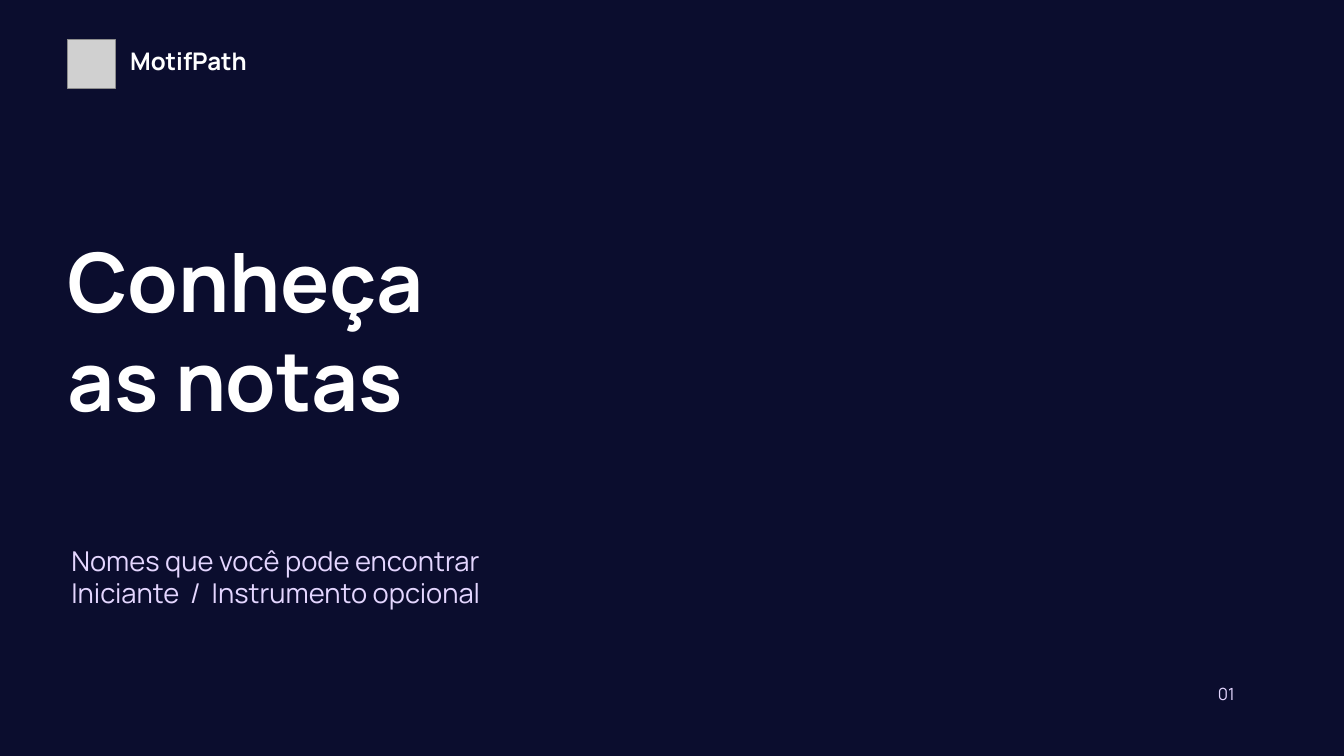
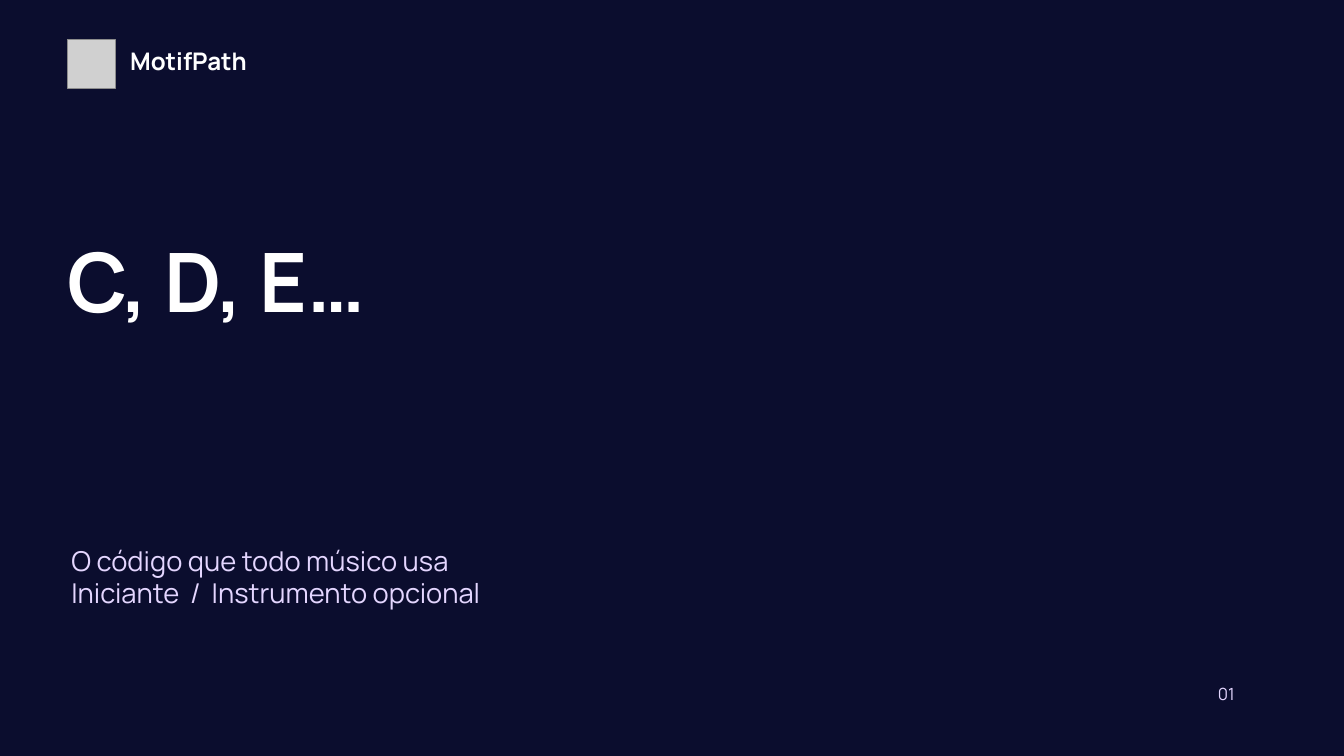
Before and after one commit to motifpath/motifpath-specs, a slide deck: slide 1 of curriculum/content/first-notes/slides/lesson-a.pt-BR.pptx. Drawn at 1344x756 pixels with LibreOffice and Linux fonts; fonts in the diff are those of the drawing; grey boxes stand for pictures; background and template pictures are left out. Boxes give left, top, right and bottom in pixels: in the first picture for what was removed or moved away, otherwise in the second. Text is boxed around its words. In the diff, an @@ line names an element or a change of style, - is before the commit and + after.

```diff
--- a/curriculum/content/first-notes/slides/lesson-a.pt-BR.pptx
+++ b/curriculum/content/first-notes/slides/lesson-a.pt-BR.pptx
@@ text at [67, 251, 365, 323]: text changed @@
-Conheça
-as notas
+C, D, E…
@@ text at [71, 549, 449, 578]: text changed @@
-Nomes que você pode encontrar
+O código que todo músico usa
```
Also in this commit, not shown: 1 other slide changed, 7 other files.
